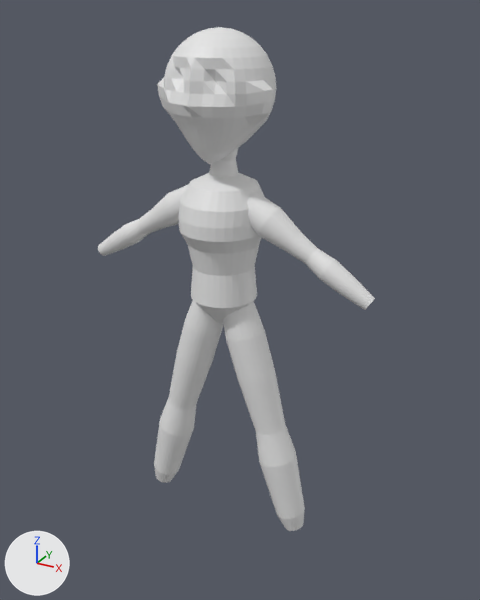
The Blender file SpaceWestern/CustomModel/CharacterModel.blend as it was, and as the next commit left it.
Camera for both pictures: a 50 mm camera at (7.38, -12.42, 12.42) aimed at (0.35, 0.35, 6.03). The axes (+X, +Y, +Z) are drawn at lower left. The lights are the same throughout.
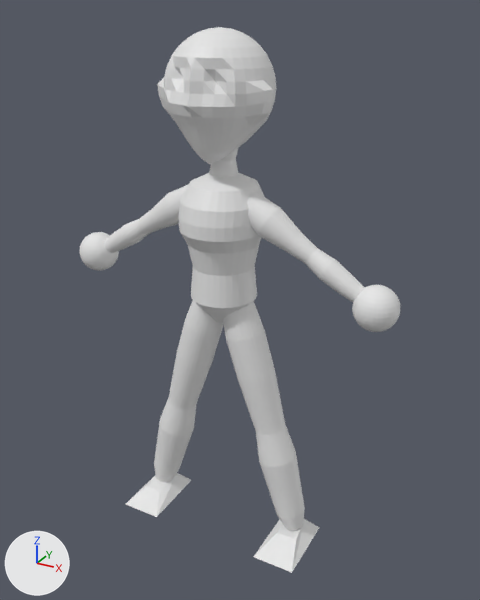
Boxes [x1, y1, x2, y2] around the edits, measured in the pictures (480 x 600 px):
'Cube.001', added
    after: [253, 519, 320, 573]
'Sphere', added
    after: [352, 285, 400, 332]
'Cube', added
    after: [126, 473, 191, 517]
'Sphere.002', added
    after: [80, 232, 119, 271]

Diff of the bpy script that builds the scene:
```diff
--- a/SpaceWestern/CustomModel/CharacterModel.blend.py
+++ b/SpaceWestern/CustomModel/CharacterModel.blend.py
@@ me_sphere_002 @@
+me_sphere_002.from_pydata(...)  # a UV sphere (32 segments, 16 rings, poles along z) spanning x -1.0..1.0, y -1.0..1.0, z -1.0..1.0
@@ me_sphere @@
+me_sphere.from_pydata(...)  # a UV sphere (32 segments, 16 rings, poles along z) spanning x -1.0..1.0, y -1.0..1.0, z -1.0..1.0
@@ me_cube_001 @@
+me_cube_001.from_pydata([(-0.42, -0.19, -0.19), (-1.0, -1.0, 1.0), (-0.44, 0.57, 0.03), (-1.0, 1.0, 1.0), (0.56, -0.15, -0.15), (1.0, -1.0, 1.0), (0.36, 0.7, -0.25), (1.0, 1.0, 1.0)], [], [(0, 1, 3, 2), (2, 3, 7, 6), (6, 7, 5, 4), (4, 5, 1, 0), (2, 6, 4, 0), (7, 3, 1, 5)])
@@ me_cube @@
+me_cube.from_pydata([(-0.44, -0.27, -0.02), (-1.0, -1.0, 1.0), (-0.5, 0.68, -0.45), (-1.0, 1.0, 1.0), (0.35, -0.25, 0.15), (1.0, -1.0, 1.0), (0.47, 0.59, -0.21), (1.0, 1.0, 1.0)], [], [(0, 1, 3, 2), (2, 3, 7, 6), (6, 7, 5, 4), (4, 5, 1, 0), (2, 6, 4, 0), (7, 3, 1, 5)])
@@ ob_sphere_002 @@
+ob_sphere_002 = bpy.data.objects.new('Sphere.002', me_sphere_002)
+ob_sphere_002.location = (-3.73, 0.17, 6.62)
+ob_sphere_002.scale = (0.5, 0.5, 0.5)
@@ ob_sphere @@
+ob_sphere = bpy.data.objects.new('Sphere', me_sphere)
+ob_sphere.location = (3.73, 0.17, 6.62)
+ob_sphere.scale = (0.5, 0.5, 0.5)
@@ ob_cube_001 @@
+ob_cube_001 = bpy.data.objects.new('Cube.001', me_cube_001)
+ob_cube_001.location = (2.02, -0.14, 0.0)
+ob_cube_001.scale = (0.536, 0.888, -0.287)
@@ ob_cube @@
+ob_cube = bpy.data.objects.new('Cube', me_cube)
+ob_cube.location = (-2.02, -0.14, 0.0)
+ob_cube.scale = (0.536, 0.888, -0.287)
```
